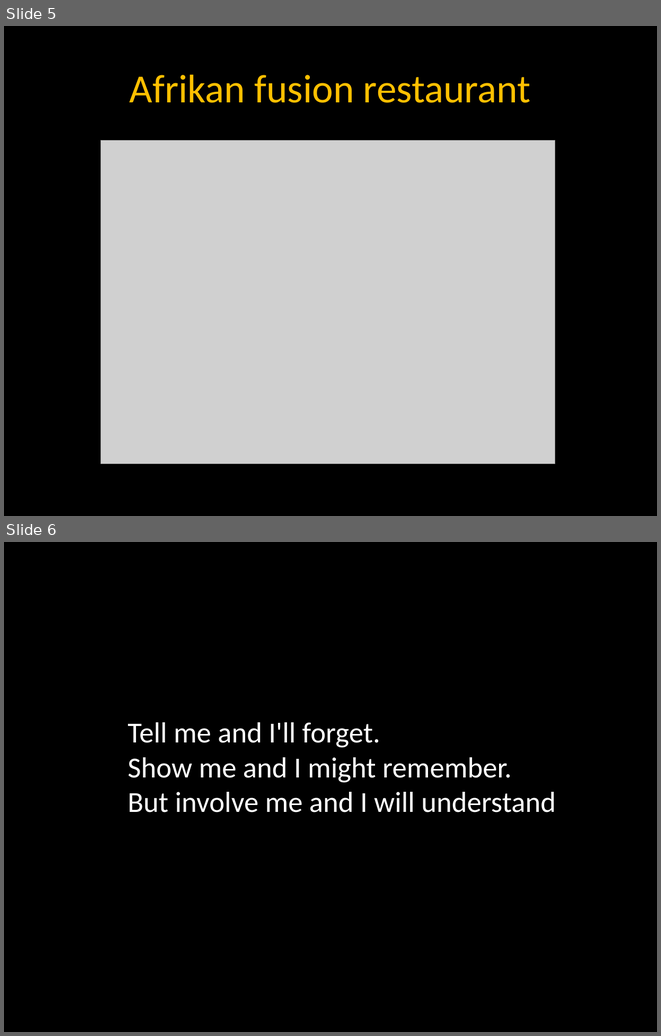
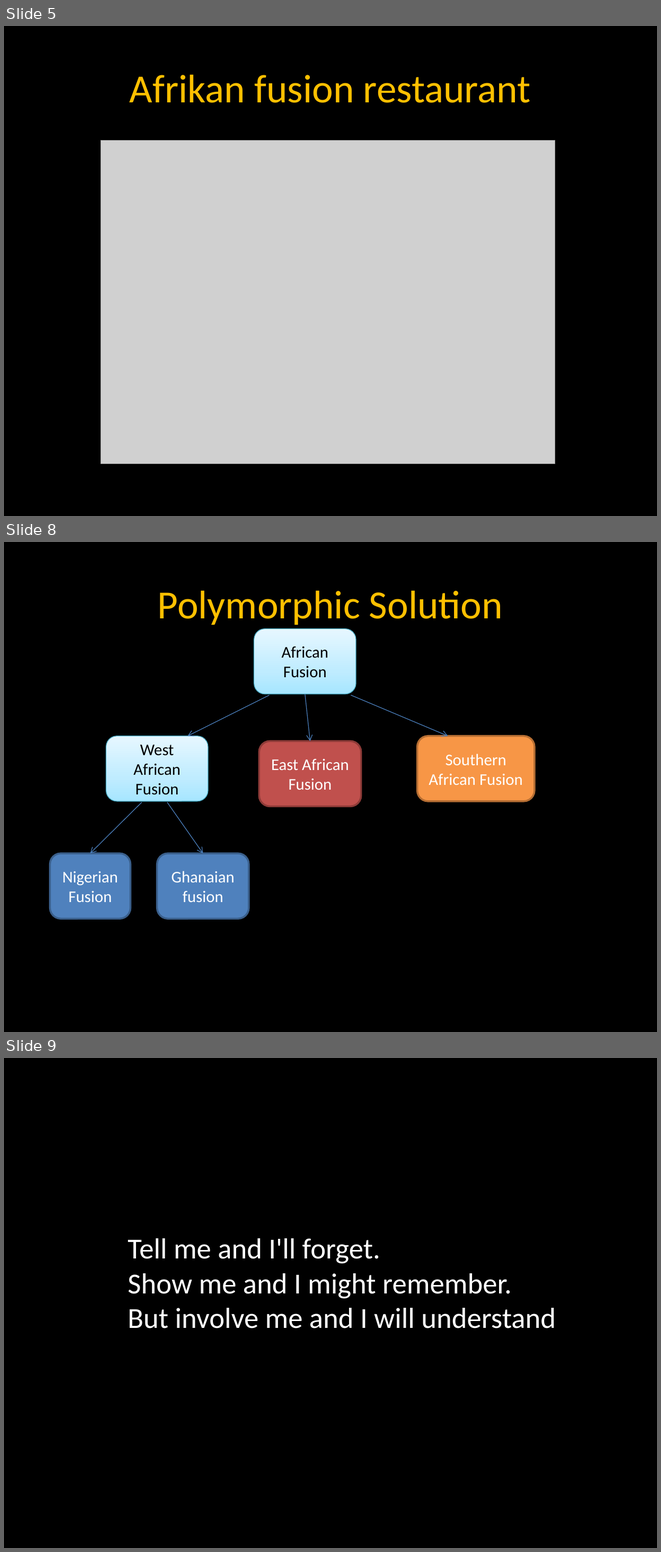
Before and after one commit to lynnUg/Duckmaze, a slide deck: CodePresentation.pptx. Shown one above the other, each under a label of ours: slides 5 and 6 before the commit, slides 5, 8 and 9 after it; the slides between them are not shown. The pictures are 661x1036 and 661x1552 pixels, drawn with LibreOffice and Linux fonts; fonts in the diff are those of the drawing; grey boxes stand for pictures. Boxes give left, top, right and bottom in pixels: in the first picture for what was removed or moved away, otherwise in the second. Text is boxed around its words. In the diff, an @@ line names an element or a change of style, - is before the commit and + after.

Commit message:
adding more slides

```diff
--- a/CodePresentation.pptx
+++ b/CodePresentation.pptx
@@ slide 8 added at <box>4,542,657,1032</box>, background #000000 @@
@@ title added at <box>158,590,503,625</box>, 44 pt, text #FFC000 @@
+Polymorphic Solution
@@ rounded rectangle added at <box>254,629,356,694</box>, fill gradient #A7E6FF to #C1EDFF to #E7F8FF, outline #46AAC5 0.75 pt, 18 pt, text #000000 @@
+African Fusion
@@ arrow added from (269, 695) to (187, 736), #4B7EBC 0.75 pt @@
@@ arrow added from (305, 694) to (310, 741), #4B7EBC 0.75 pt @@
@@ arrow added from (351, 695) to (448, 736), #4B7EBC 0.75 pt @@
@@ rounded rectangle added at <box>106,736,208,801</box>, fill gradient #A7E6FF to #C1EDFF to #E7F8FF, outline #46AAC5 0.75 pt, 18 pt, text #000000 @@
+West African Fusion
@@ rounded rectangle added at <box>259,741,361,806</box>, fill #C0504D, outline #8E3B39 2 pt, 18 pt, text #FFFFFF @@
+East African Fusion
@@ rounded rectangle added at <box>417,736,535,801</box>, fill #F79646, outline #B76F34 2 pt, 18 pt, text #FFFFFF @@
+Southern African Fusion
@@ arrow added from (142, 802) to (90, 854), #4B7EBC 0.75 pt @@
@@ arrow added from (167, 802) to (203, 854), #4B7EBC 0.75 pt @@
@@ rounded rectangle added at <box>50,854,130,919</box>, fill #4F81BD, outline #3A5F8C 2 pt, 18 pt, text #FFFFFF @@
+Nigerian Fusion
@@ rounded rectangle added at <box>157,854,249,919</box>, fill #4F81BD, outline #3A5F8C 2 pt, 18 pt, text #FFFFFF @@
+Ghanaian fusion
@@ what was slide 6 is now slide 9 @@
```
Also in this commit, not shown: 3 other slides added.
